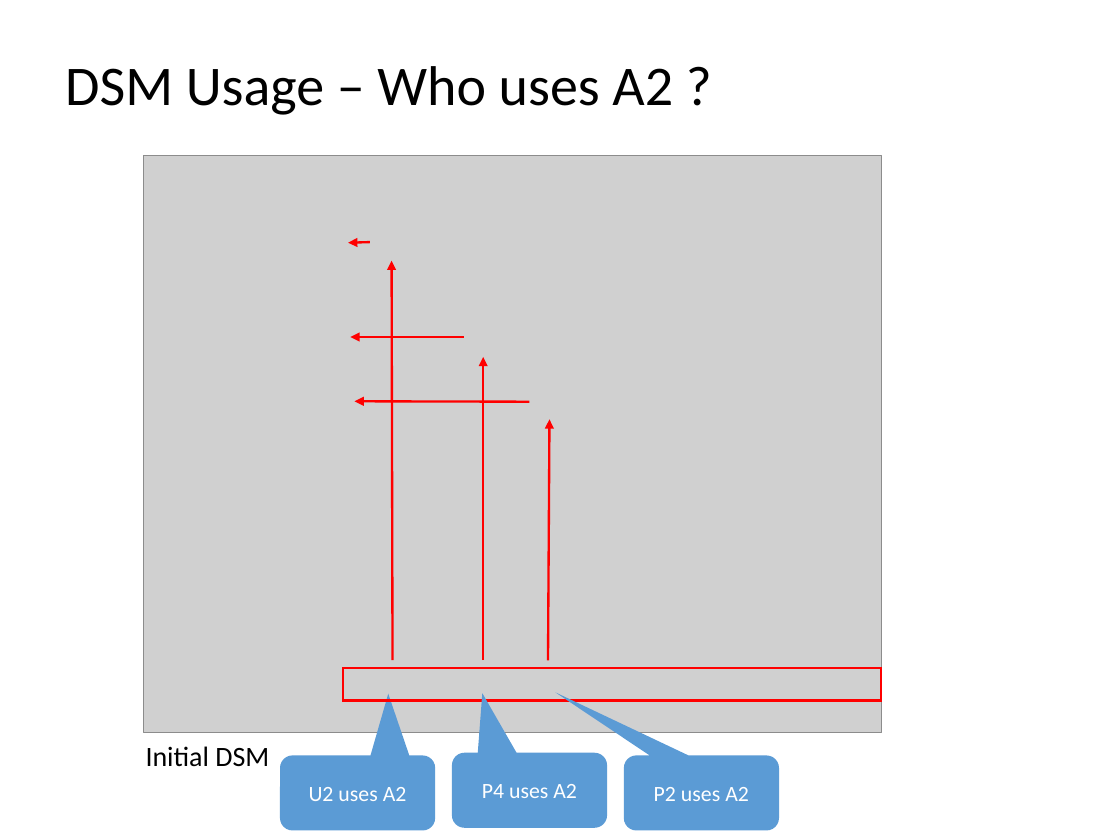
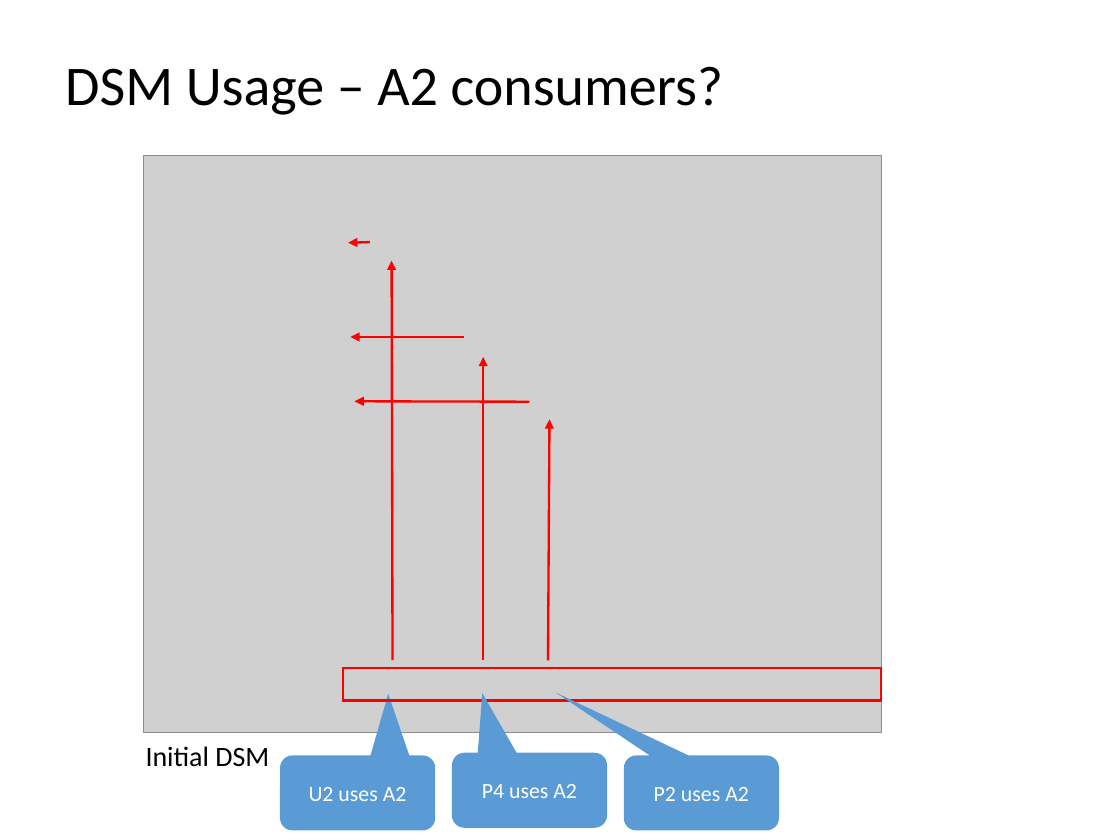
Before and after one commit to dsmsuite/dsmsuite.github.io, a slide deck: slide 15 of documents/DsmPresentation.pptx. Drawn at 1120x840 pixels with LibreOffice and Linux fonts; fonts in the diff are those of the drawing; grey boxes stand for pictures. Boxes give left, top, right and bottom in pixels: in the first picture for what was removed or moved away, otherwise in the second. Text is boxed around its words. In the diff, an @@ line names an element or a change of style, - is before the commit and + after.

```diff
--- a/documents/DsmPresentation.pptx
+++ b/documents/DsmPresentation.pptx
@@ text at <box>65,66,723,115</box>: text changed @@
-DSM Usage – Who uses A2 ?
+DSM Usage – A2 consumers?
```
Also in this commit, not shown: 8 other slides changed, 1 slide added, 1 slide removed.
